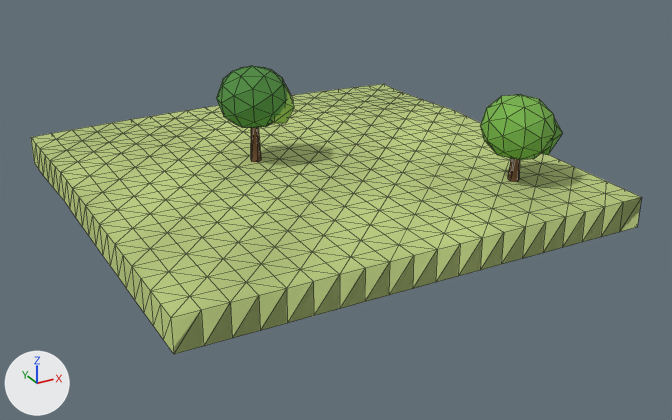
Renders of the glTF model client/public/models/chunks/1_-4.glb from each side of a commit.
The view is the same before and after, from a 50 mm lens placed at (18.5, 53.1, 25.2), pointed at (45.6, 102.4, 0.6). Every picture has the same lights, and +X, +Y and +Z are marked at lower left. The picture after the commit comes second. Mesh edges are drawn as thin lines. Vertices at exactly the same position are counted once.

The scene before the commit, as lines of its bpy script (objects in view):
```python
me_scenery = bpy.data.meshes.new('scenery')
me_scenery.from_pydata(...)  # 132 vertices, 240 faces; spans x 39.7..57.5, y 93.7..109.1, z 3.1..9.7
me_scenery.materials.append(mat_opaque_matte_vertex_colors)
# before: 0 (42.0, 106.8, 6.7), 2 (42.2, 106.9, 6.7), 4 (42.1, 107.2, 6.7), 6 (41.9, 107.2, 6.7), 8 (41.8, 106.9, 6.7)
# before: 10 (42.0, 107.0, 6.7)
me_terrain = bpy.data.meshes.new('terrain')
me_terrain.from_pydata(...)  # 521 vertices, 960 faces; spans x 30.0..60.0, y 90.0..120.0, z 0.7..3.3
me_terrain.materials.append(mat_opaque_matte_vertex_colors)
ob_scenery = bpy.data.objects.new('scenery', me_scenery)
ob_scenery.location = (0.0, 0.0, 0.0)
ob_terrain = bpy.data.objects.new('terrain', me_terrain)
ob_terrain.location = (0.0, 0.0, 0.0)
```
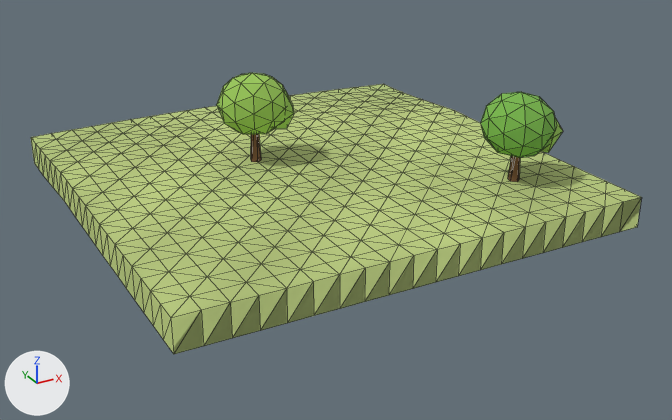
The change, as a list of edits to the scene's bpy script:
```text
Change me_scenery:
    used by ob_scenery; location = (0.0, 0.0, 0.0)
    remove me_scenery.from_pydata(...)  # 132 vertices, 240 faces; spans x 39.7..57.5, y 93.7..109.1, z 3.1..9.7
    add me_scenery.from_pydata(...)  # 132 vertices, 240 faces; spans x 39.7..57.5, y 93.7..109.1, z 3.1..9.2
    me_scenery part 1: the loose piece of 42 vertices spanning x 39.7..44.3, y 104.9..109.1, z 5.5..9.7 is moved by (0.0, 0.0, -0.5)
    me_scenery part 2: the loose piece of 12 vertices spanning x 41.7..44.7, y 105.2..107.8, z 5.8..8.4 is moved by (0.0, 0.0, -0.4)
    me_scenery part 3
    add for i in [0, 2, 4, 6, 8, 10]: me_scenery.vertices[i].co += Vector((0.0, 0.0, -0.4))
    me_scenery part 4: 196 faces centred in x 39.8..57.4, y 93.8..109.0, z 4.8..9.4 are repainted in the vertex colours; the middle colour goes from green #69a749 to green #97c358
    other edits to the shape of me_scenery do not show in these pictures
```

Location of each change, [x1, y1, x2, y2] in pixels of the pictures (672 x 420 px; the box of a moved part takes in the faces that stretch with it):
'scenery', reshaped, recoloured
    before: [216, 66, 563, 182]
    after: [217, 73, 563, 182]
part 1 of me_scenery, moved or reshaped
    before: [216, 66, 287, 128]
    after: [217, 73, 287, 134]
part 2 of me_scenery, moved or reshaped
    before: [272, 84, 294, 123]
    after: [273, 90, 294, 129]
part 3 of me_scenery, moved or reshaped
    before: [251, 128, 261, 162]
    after: [251, 134, 261, 162]
part 4 of me_scenery, recoloured
    before: [216, 66, 563, 160]
    after: [217, 73, 563, 158]
